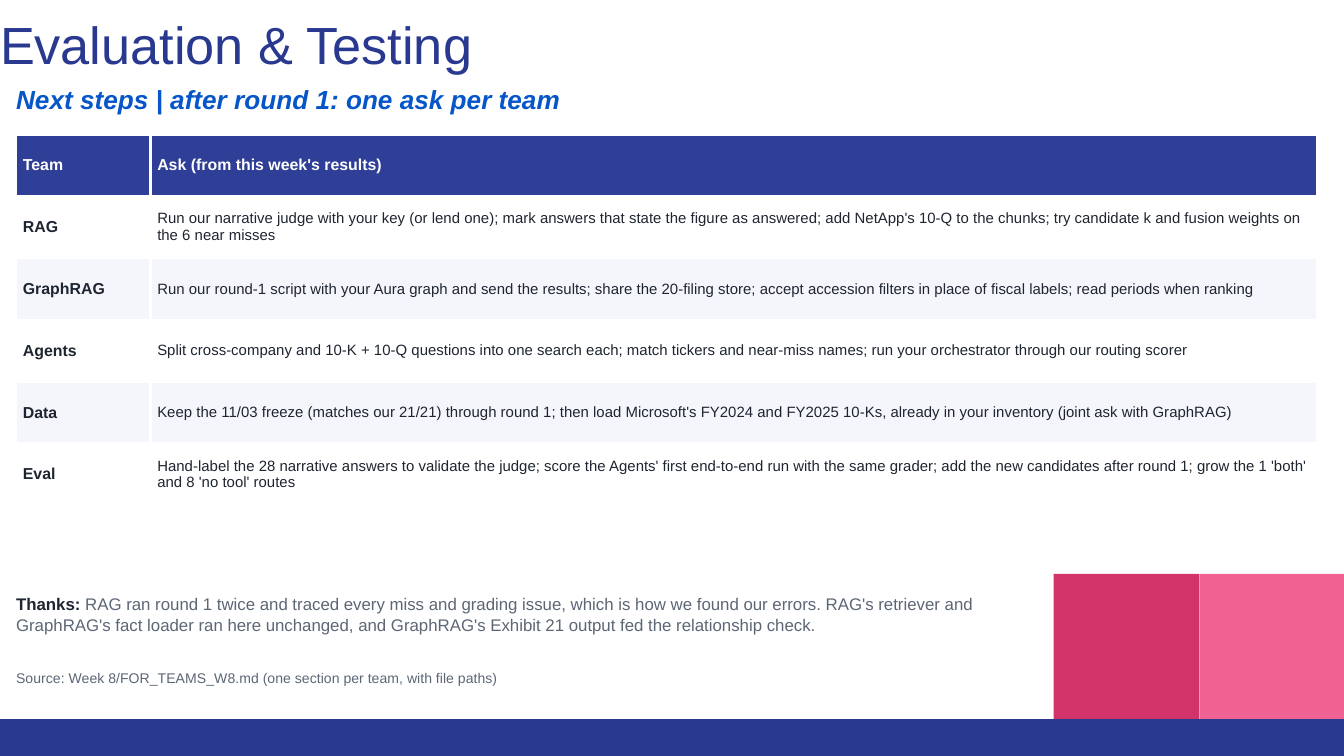
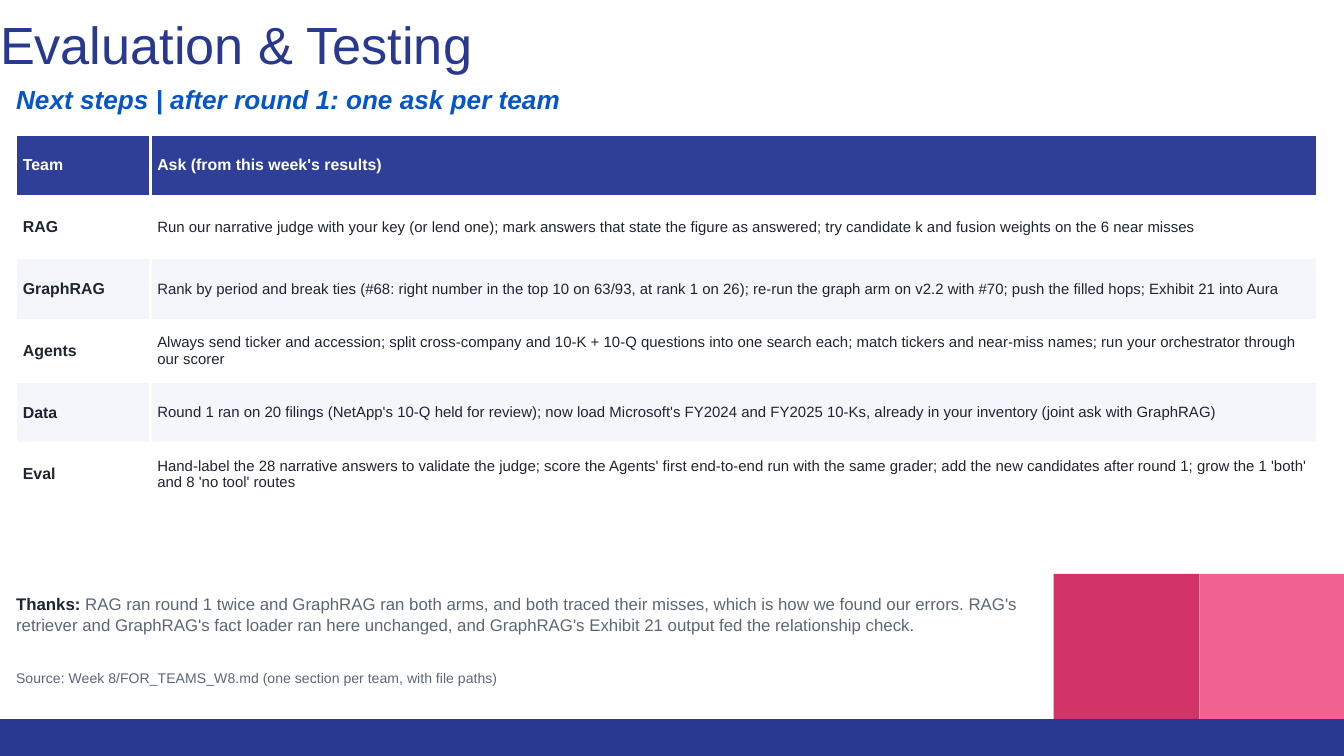
Before and after one commit to thomassong0604-oss/kpmg-eval, a slide deck: slide 9 of Week 8/deck/KPMG_Eval_Week8_11-12.pptx. Drawn at 1344x756 pixels with LibreOffice and Linux fonts; fonts in the diff are those of the drawing. Boxes give left, top, right and bottom in pixels: in the first picture for what was removed or moved away, otherwise in the second. Text is boxed around its words. In the diff, an @@ line names an element or a change of style, - is before the commit and + after.

```diff
--- a/Week 8/deck/KPMG_Eval_Week8_11-12.pptx
+++ b/Week 8/deck/KPMG_Eval_Week8_11-12.pptx
@@ table at <box>16,134,1317,505</box> @@
-row 2, column 2: Run our narrative judge with your key (or lend one); mark answers that state the figure as answered; add NetApp's 10-Q to the chunks; try candidate k and fusion weights on the 6 near misses
+row 2, column 2: Run our narrative judge with your key (or lend one); mark answers that state the figure as answered; try candidate k and fusion weights on the 6 near misses
-row 3, column 2: Run our round-1 script with your Aura graph and send the results; share the 20-filing store; accept accession filters in place of fiscal labels; read periods when ranking
+row 3, column 2: Rank by period and break ties (#68: right number in the top 10 on 63/93, at rank 1 on 26); re-run the graph arm on v2.2 with #70; push the filled hops; Exhibit 21 into Aura
-row 4, column 2: Split cross-company and 10-K + 10-Q questions into one search each; match tickers and near-miss names; run your orchestrator through our routing scorer
+row 4, column 2: Always send ticker and accession; split cross-company and 10-K + 10-Q questions into one search each; match tickers and near-miss names; run your orchestrator through our scorer
-row 5, column 2: Keep the 11/03 freeze (matches our 21/21) through round 1; then load Microsoft's FY2024 and FY2025 10-Ks, already in your inventory (joint ask with GraphRAG)
+row 5, column 2: Round 1 ran on 20 filings (NetApp's 10-Q held for review); now load Microsoft's FY2024 and FY2025 10-Ks, already in your inventory (joint ask with GraphRAG)
@@ text at <box>16,597,1017,635</box>: text changed @@
-Thanks: RAG ran round 1 twice and traced every miss and grading issue, which is how we found our errors. RAG's retriever and GraphRAG's fact loader ran here unchanged, and GraphRAG's Exhibit 21 output fed the relationship check.
+Thanks: RAG ran round 1 twice and GraphRAG ran both arms, and both traced their misses, which is how we found our errors. RAG's retriever and GraphRAG's fact loader ran here unchanged, and GraphRAG's Exhibit 21 output fed the relationship check.
```
Also in this commit, not shown: 3 other slides changed, 53 other files.
